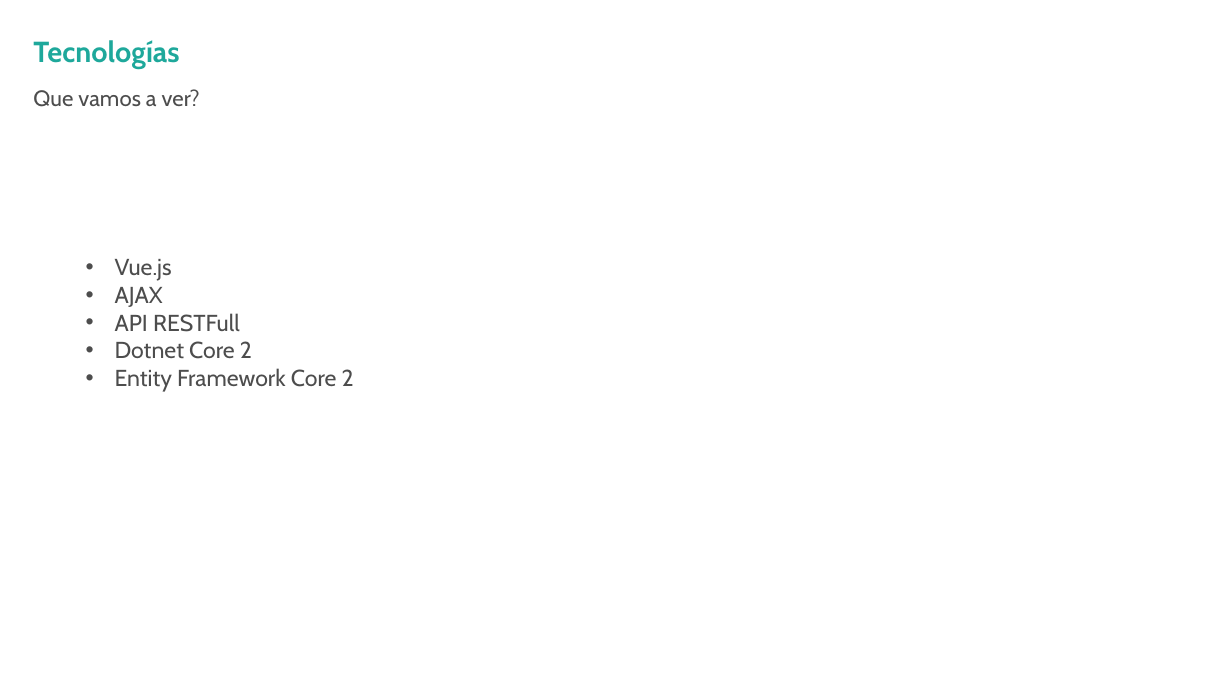
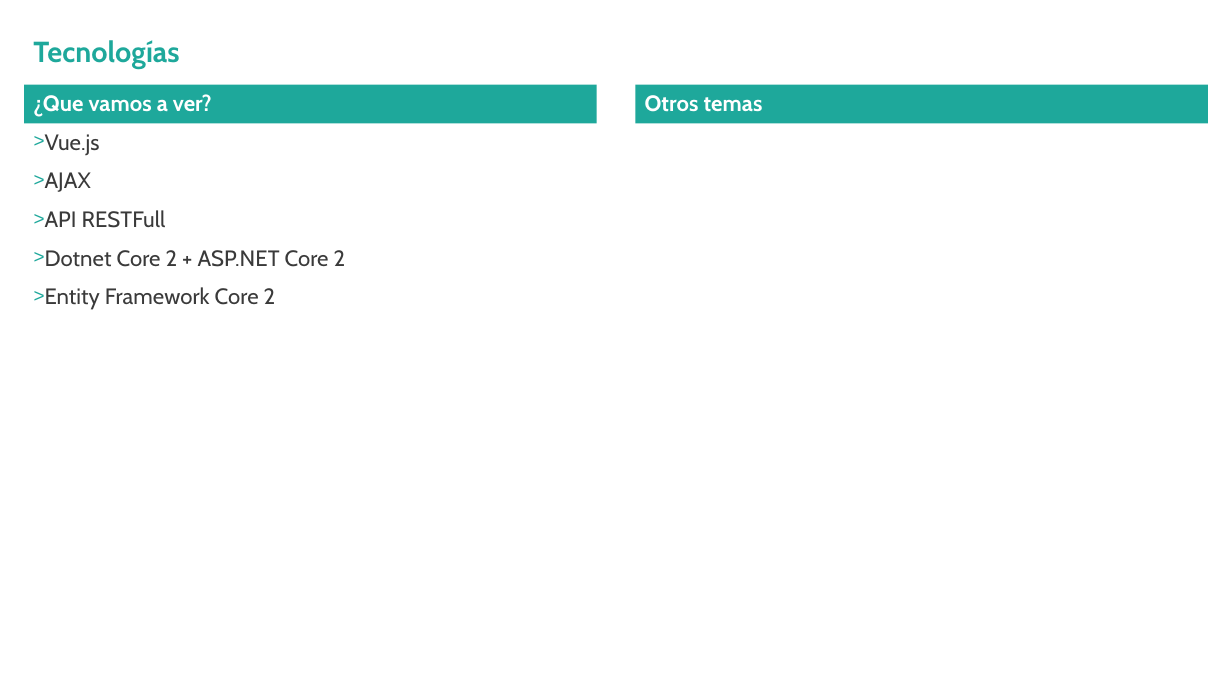
Before and after one commit to hexacta/ort-workshop-2017, a slide deck: slide 6 of Presentacion.pptx. Drawn at 1232x693 pixels with LibreOffice and Linux fonts; fonts in the diff are those of the drawing; background and template pictures are left out. Boxes give left, top, right and bottom in pixels: in the first picture for what was removed or moved away, otherwise in the second. Text is boxed around its words. In the diff, an @@ line names an element or a change of style, - is before the commit and + after.

```diff
--- a/Presentacion.pptx
+++ b/Presentacion.pptx
@@ text "¿Que vamos a ver?": place and size @@
-text "¿Que vamos a ver?" at box(33, 89, 200, 107)
+text "¿Que vamos a ver?" at box(24, 85, 597, 124)
@@ text "¿Que vamos a ver?" at box(24, 85, 597, 124): fill none to #1EA89B @@
@@ text added at box(636, 85, 1208, 124), fill #1EA89B, 17.3 pt, text #FFFFFF, bold @@
+Otros temas
@@ text at box(33, 94, 212, 117): text changed; text colour #4D4D4D to #FFFFFF; bold on @@
-Que vamos a ver?
+¿Que vamos a ver?
@@ text "Vue.js": place and size @@
-text "Vue.js" at box(115, 259, 354, 392)
+text "Vue.js" at box(45, 134, 346, 310)
@@ text at box(45, 134, 276, 310): size 18 to 17.3 pt, text colour #4D4D4D to #3A3A3A in "Vue.js", "AJAX", "API RESTFull", "Entity Framework Core 2"; bullet • to >; more space between paragraphs @@
@@ text at box(45, 250, 346, 267): text changed; size 18 to 17.3 pt; text colour #4D4D4D to #3A3A3A @@
-• Dotnet Core 2
+> Dotnet Core 2 + ASP.NET Core 2
```
Also in this commit, not shown: 1 other slide changed, 7 slides added, 1 slide removed.
